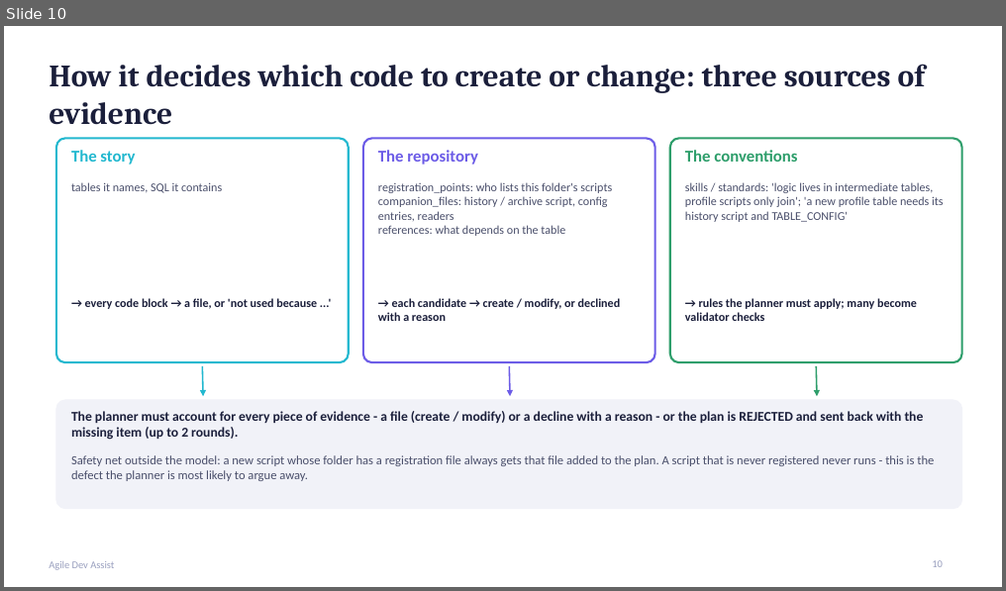
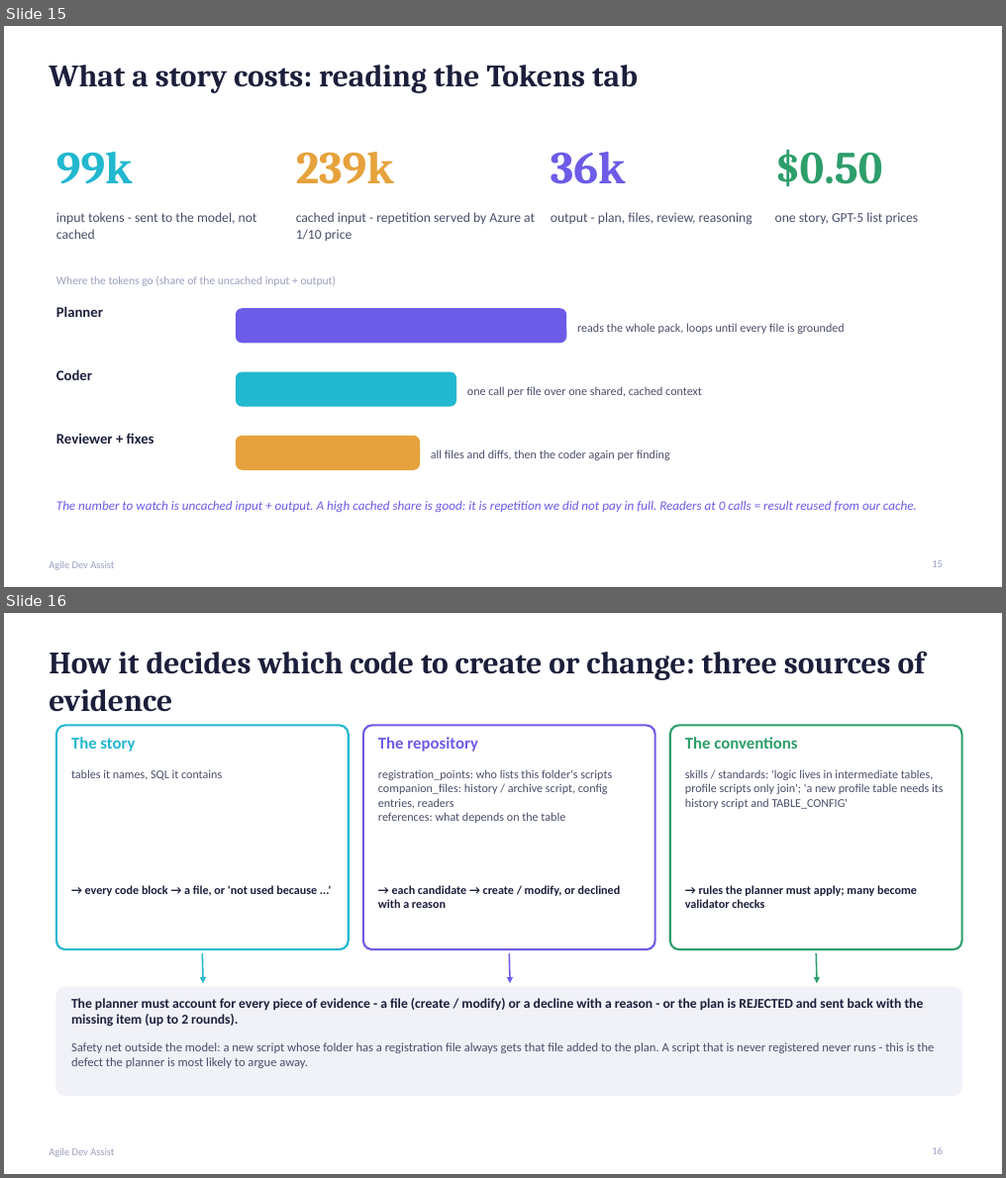
Before and after one commit to shahpratik48/Python, a slide deck: Agile_Dev_Assist_Presentation.pptx. Shown one above the other, each under a label of ours: slide 10 before the commit, slides 15 and 16 after it. The pictures are 1006x591 and 1006x1178 pixels, drawn with LibreOffice and Linux fonts; fonts in the diff are those of the drawing. Boxes give left, top, right and bottom in pixels: in the first picture for what was removed or moved away, otherwise in the second. Text is boxed around its words. In the diff, an @@ line names an element or a change of style, - is before the commit and + after.

```diff
--- a/Agile_Dev_Assist_Presentation.pptx
+++ b/Agile_Dev_Assist_Presentation.pptx
@@ slide 15 added at box(4, 26, 1002, 587), background #FFFFFF; not listed: 1 template element that a slide beside it also shows @@
@@ title added at box(49, 65, 638, 93), 30 pt, text #1B1F3B, bold @@
+What a story costs: reading the Tokens tab
@@ text added at box(56, 152, 133, 184), 44 pt, text #22B8CF, bold @@
+99k
@@ text added at box(296, 152, 394, 184), 44 pt, text #E6A23C, bold @@
+239k
@@ text added at box(550, 152, 626, 184), 44 pt, text #6C5CE7, bold @@
+36k
@@ text added at box(775, 149, 883, 187), 44 pt, text #2E9E6B, bold @@
+$0.50
@@ text added at box(56, 212, 257, 239), 13 pt, text #4A4F6B @@
+input tokens - sent to the model, not cached
@@ text added at box(296, 212, 535, 241), 13 pt, text #4A4F6B @@
+cached input - repetition served by Azure at 1/10 price
@@ text added at box(550, 212, 752, 225), 13 pt, text #4A4F6B @@
+output - plan, files, review, reasoning
@@ text added at box(775, 212, 918, 224), 13 pt, text #4A4F6B @@
+one story, GPT-5 list prices
@@ text added at box(56, 276, 337, 286), 11 pt, text #9AA0BF @@
+Where the tokens go (share of the uncached input + output)
@@ text added at box(56, 306, 103, 317), 14 pt, text #1B1F3B, bold @@
+Planner
@@ rounded rectangle added at box(236, 309, 566, 343), fill #6C5CE7, outline #6C5CE7 1 pt @@
@@ text added at box(577, 323, 844, 334), 11.5 pt, text #4A4F6B @@
+reads the whole pack, loops until every file is grounded
@@ text added at box(56, 370, 92, 380), 14 pt, text #1B1F3B, bold @@
+Coder
@@ rounded rectangle added at box(236, 372, 456, 406), fill #22B8CF, outline #22B8CF 1 pt @@
@@ text added at box(467, 386, 702, 397), 11.5 pt, text #4A4F6B @@
+one call per file over one shared, cached context
@@ text added at box(56, 433, 154, 444), 14 pt, text #1B1F3B, bold @@
+Reviewer + fixes
@@ rounded rectangle added at box(236, 436, 420, 470), fill #E6A23C, outline #E6A23C 1 pt @@
@@ text added at box(431, 450, 670, 461), 11.5 pt, text #4A4F6B @@
+all files and diffs, then the coder again per finding
@@ text added at box(56, 501, 917, 512), 12.5 pt, text #6C5CE7, italic @@
+The number to watch is uncached input + output. A high cached share is good: it is repetition we did not pay in full. Readers at 0 calls = result reused from our cache.
@@ page number added at box(932, 561, 943, 568), 10 pt, text #9AA0BF @@
+15
@@ what was slide 10 is now slide 16 @@
```
Also in this commit, not shown: 6 other slides added, 4 other files.
